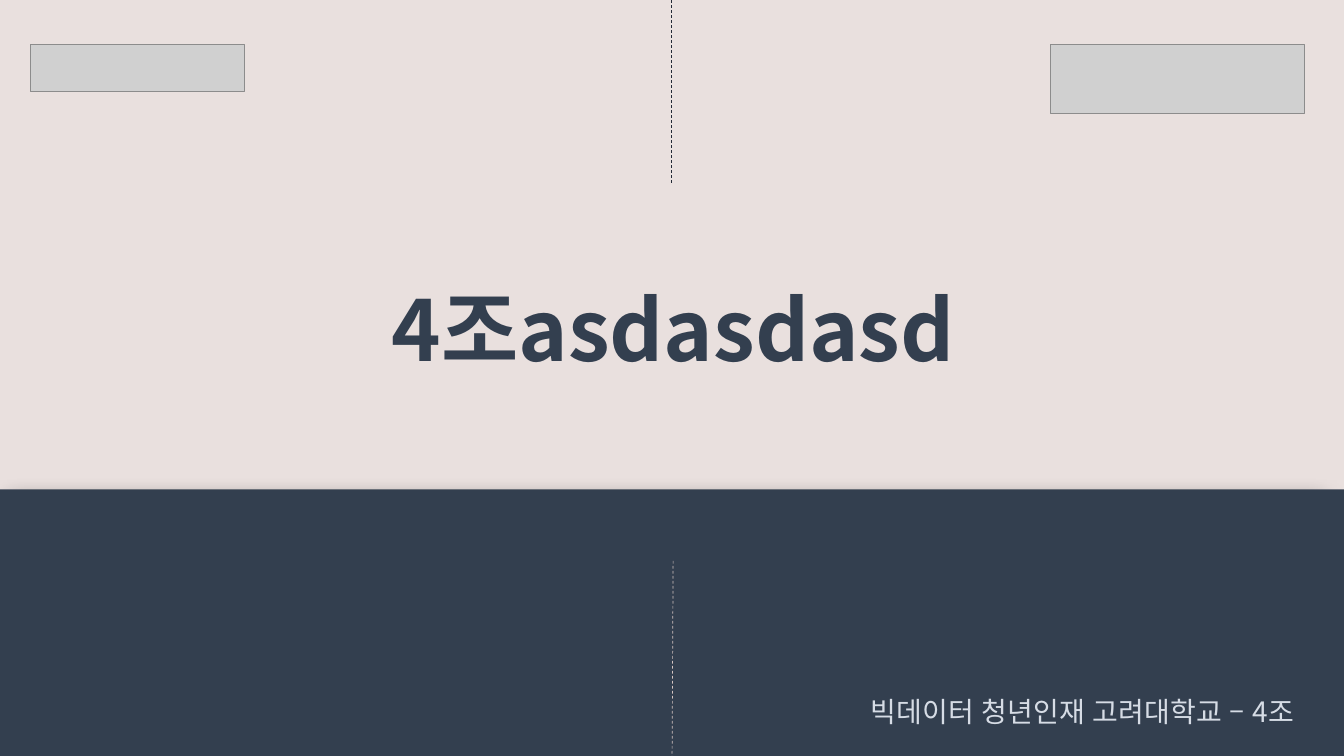
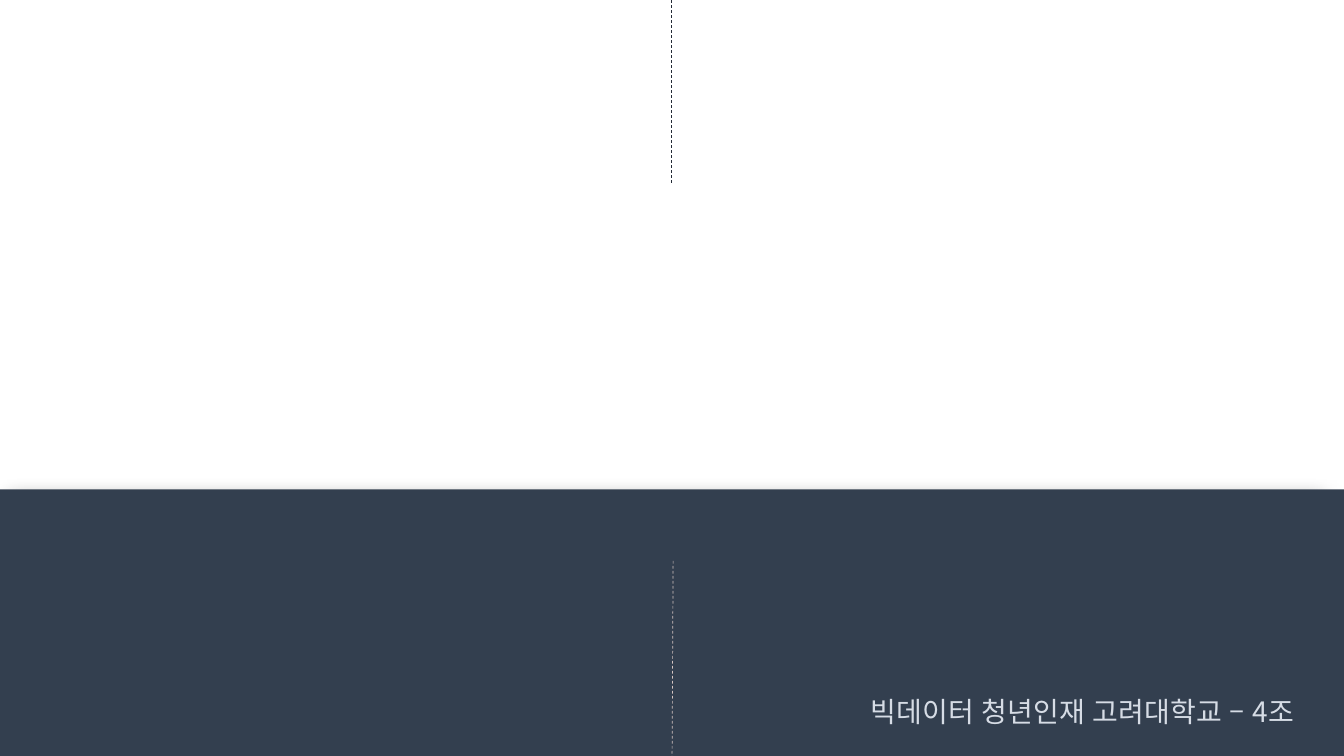
Before and after one commit to dbguide-korea4/Deep-Cycle, a slide deck: slide 1 of docs/발표자료/고려대 4조 - Deep Cycle(미완).pptx. Drawn at 1344x756 pixels with LibreOffice and Linux fonts; fonts in the diff are those of the drawing; grey boxes stand for pictures; background and template pictures are left out. Boxes give left, top, right and bottom in pixels: in the first picture for what was removed or moved away, otherwise in the second. Text is boxed around its words. In the diff, an @@ line names an element or a change of style, - is before the commit and + after.

```diff
--- a/docs/발표자료/고려대 4조 - Deep Cycle(미완).pptx
+++ b/docs/발표자료/고려대 4조 - Deep Cycle(미완).pptx
@@ background #E9E0DE to #FFFFFF @@
@@ line removed from (671, 0) to (671, 184) @@
@@ line added from (671, 0) to (671, 184), #222A35 0.5 pt dashed @@
@@ picture removed at (30, 44, 244, 92) @@
@@ picture removed at (1051, 44, 1305, 113) @@
@@ title removed at (392, 294, 955, 362) @@
-4조asdasdasd
@@ rounded rectangle removed at (0, 489, 1344, 756) @@
@@ rounded rectangle added at (0, 489, 1344, 756), fill #333F50 @@
```
Also in this commit, not shown: 12 other slides changed, 1 slide added.
